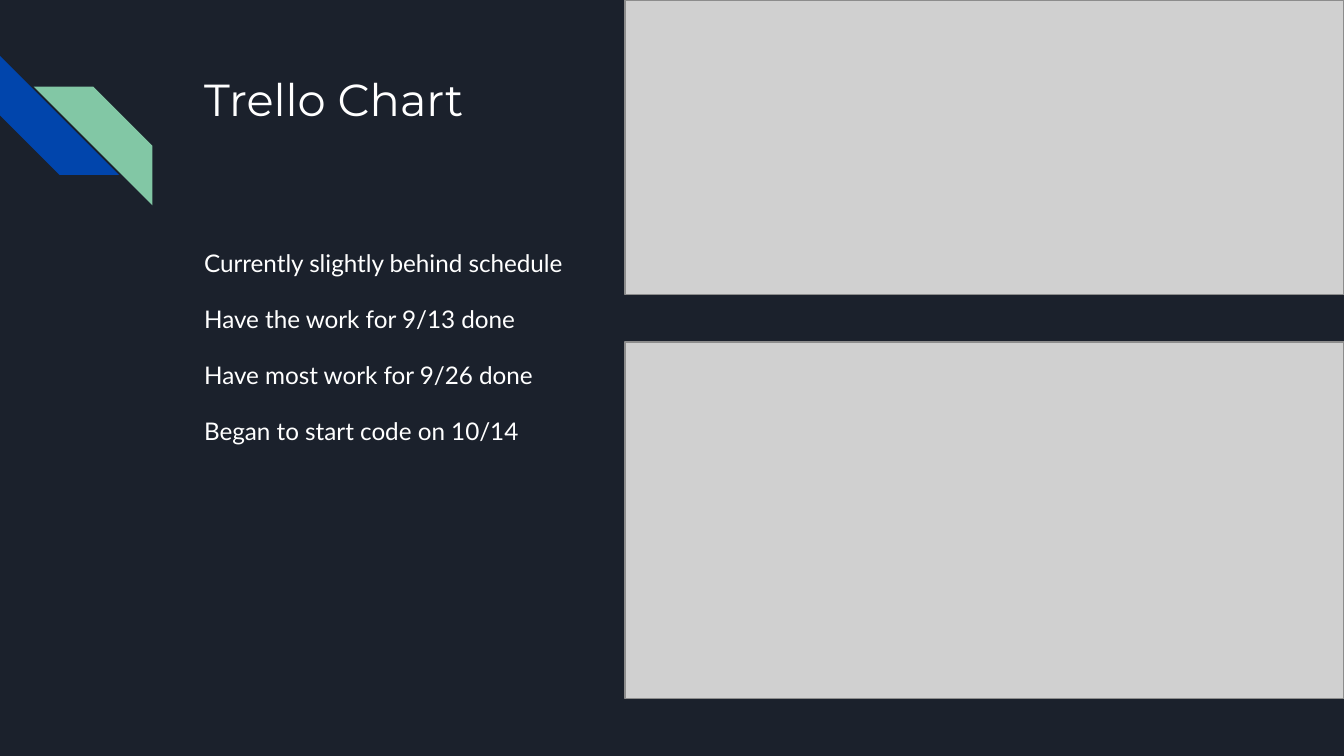
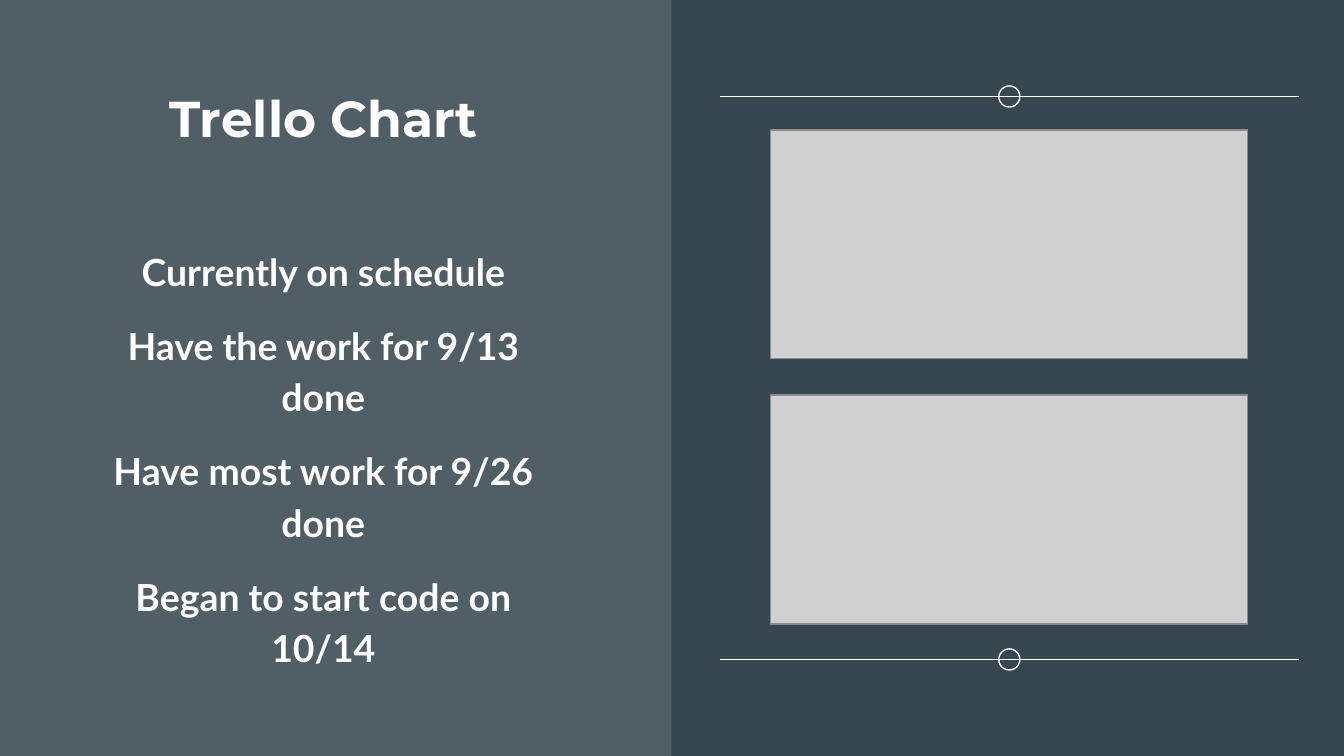
Before and after one commit to UnterLort/EverythingBasketball, a slide deck: slide 9 of Everything_Basketball_progress.pptx (slide 7 before the commit). Drawn at 1344x756 pixels with LibreOffice and Linux fonts; fonts in the diff are those of the drawing; grey boxes stand for pictures. Boxes give left, top, right and bottom in pixels: in the first picture for what was removed or moved away, otherwise in the second. Text is boxed around its words. In the diff, an @@ line names an element or a change of style, - is before the commit and + after.

```diff
--- a/Everything_Basketball_progress.pptx
+++ b/Everything_Basketball_progress.pptx
@@ background #1B212C to #37474F @@
@@ rectangle added at [0,0,672,755], fill #FFFFFF at 13% opacity @@
@@ diag stripe removed at [0,56,118,175] @@
@@ title "Trello Chart": place and size @@
-title "Trello Chart" at [204,82,464,117]
+title "Trello Chart" at [169,99,477,138]
@@ title "Trello Chart" at [169,99,477,138]: size 24 to 27 pt, bold on; alignment left to centre; vertical alignment top to middle @@
@@ diag stripe removed at [34,86,152,204] @@
@@ ellipse added at [999,86,1020,108], outline #FFFFFF 0.75 pt @@
@@ line added from (719, 97) to (1300, 97), #FFFFFF 0.75 pt @@
@@ picture: place and size @@
-picture at [625,0,1344,294]
+picture at [770,130,1247,359]
@@ text "Currently on schedule": place and size @@
-text "Currently on schedule" at [204,254,563,445]
+text "Currently on schedule" at [113,258,533,664]
@@ text at [142,258,505,293]: text changed; size 13 to 20 pt; bold on @@
-Currently slightly behind schedule
+Currently on schedule
@@ text at [113,332,533,664]: size 13 to 20 pt, bold on in "Have the work for 9/13 done", "Have most work for 9/26 done", "Began to start code on 10/14"; alignment left to centre @@
@@ picture: place and size @@
-picture at [625,341,1344,698]
+picture at [770,395,1247,624]
@@ ellipse added at [999,649,1020,671], outline #FFFFFF 0.75 pt @@
@@ line added from (719, 660) to (1300, 660), #FFFFFF 0.75 pt @@
```
Also in this commit, not shown: 13 other slides changed, 6 slides added.
